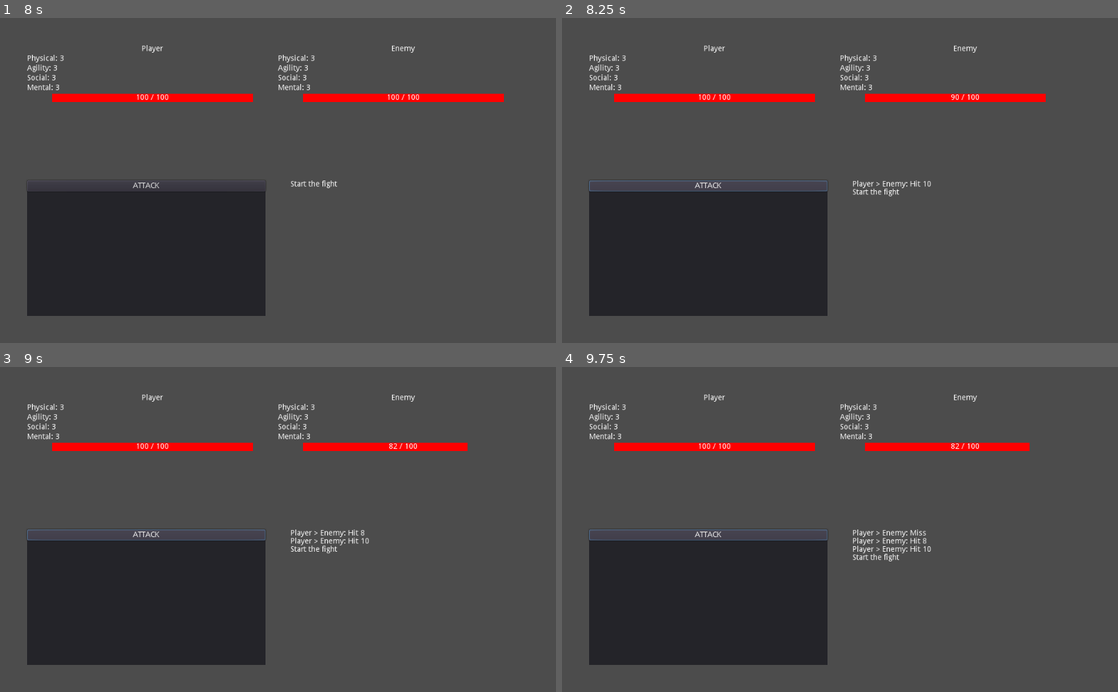
Above: before the commit, frames 1-4 (two rows, left to right).
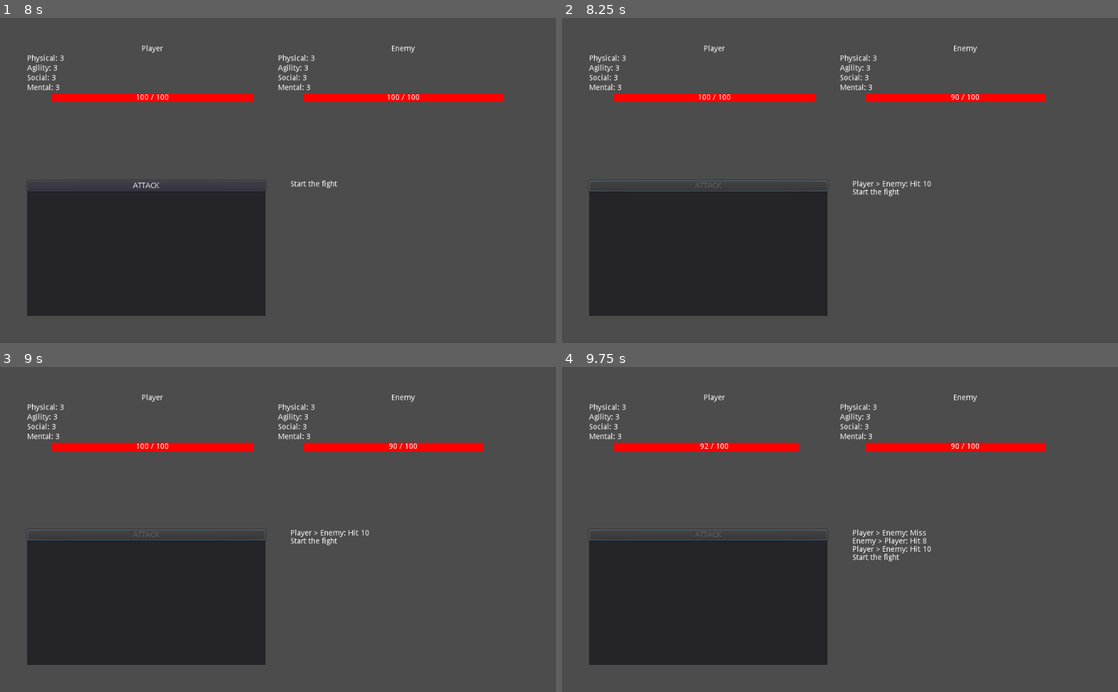
Above: after the commit, the same moments.

Repository: woliveira82/tactical-fight
Game: Godot game, scene res://src/control/SplashScreen.tscn
Two runs of this game, one before a commit and one after it. Both use one fixed random seed, a clock stepped at 60 frames per second and the inputs below.
Inputs (mouse positions are in pixels of both pictures, inside the frame that each line leads up to):
- Up to frame 1 (8 s): tap Enter at 0.5, 2.75, 4.25 s; tap Space at 2, 3.5 s; click "START" at 5 s; click "START" at 5.75 s; click "START" at 6.5 s; click "ATTACK" at 7.25 s
- Up to frame 2 (8.25 s): click "ATTACK" at 8 s
- Up to frame 3 (9 s): click (144, 536) at 8.75 s, where only the run before the commit has a clickable "ATTACK"
- Up to frame 4 (9.75 s): tap Space at 9.5 s

Frame 1 is identical in both runs. In frame 2, less than 0.1% of the frame differs, in the area x 23-29%, y 50-53%; in frame 3, 0.4%; in frame 4, 0.4%, in the area x 23-87%, y 23-55%.

Commit message:
feat: enemy attack

Diff:
--- a/src/game/scenes/Battleground.gd
+++ b/src/game/scenes/Battleground.gd
@@ -26,11 +26,20 @@
 	$RichTextLabel.text = final_result + '\n' + $RichTextLabel.text
 
 
+func _prepere_couter_attack():
+	$Panel/AttackButton.disabled = true
+	$Timer.start(1)
+
+
 func _on_AttackButton_button_up():
 	var damage = GameData.attack(player, enemy)
 	_show_results(player.char_name, enemy.char_name, damage)
 	$VBoxEnemy.update_health()
+	_prepere_couter_attack()
 
 
-func _update_health(new_health):
-	pass
+func _on_Timer_timeout():
+	var damage = GameData.attack(enemy, player)
+	_show_results(enemy.char_name, player.char_name, damage)
+	$VBoxPlayer.update_health()
+	$Panel/AttackButton.disabled = false
--- a/src/game/scenes/Battleground.tscn
+++ b/src/game/scenes/Battleground.tscn
@@ -36,4 +36,8 @@
 anchor_bottom = 1.0
 text = "Start the fight"
 
+[node name="Timer" type="Timer" parent="."]
+one_shot = true
+
 [connection signal="button_up" from="Panel/AttackButton" to="." method="_on_AttackButton_button_up"]
+[connection signal="timeout" from="Timer" to="." method="_on_Timer_timeout"]
